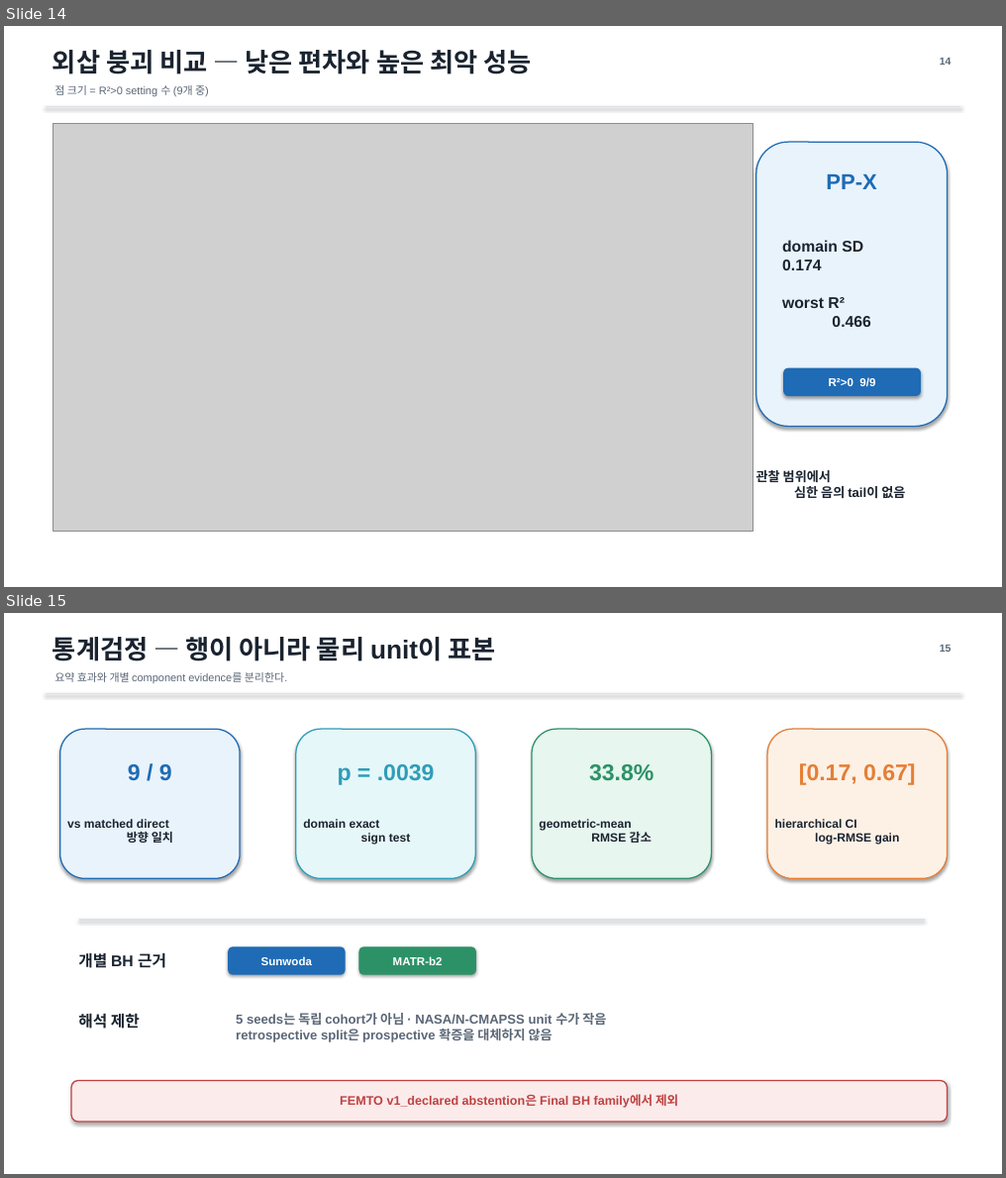
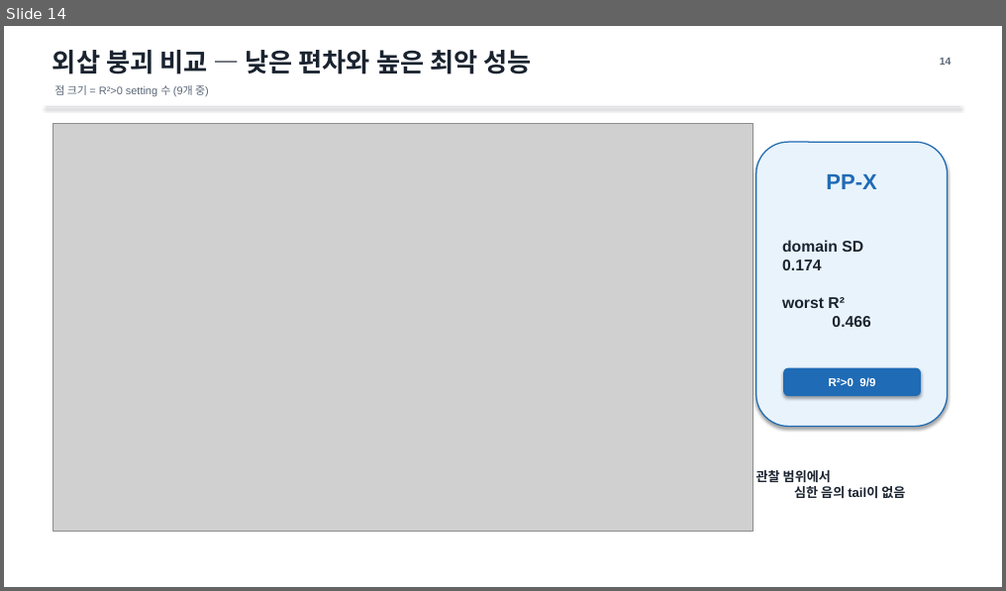
Before and after one commit to amumujs-create/pp-extrapolation, a slide deck: ppt/PP-X_Final_Visual_Talk_20min.pptx. Shown one above the other, each under a label of ours: slides 14 and 15 before the commit, slide 14 after it. The pictures are 1006x1178 and 1006x591 pixels, drawn with LibreOffice and Linux fonts; fonts in the diff are those of the drawing; grey boxes stand for pictures. Boxes give left, top, right and bottom in pixels: in the first picture for what was removed or moved away, otherwise in the second. Text is boxed around its words. In the diff, an @@ line names an element or a change of style, - is before the commit and + after.

```diff
--- a/ppt/PP-X_Final_Visual_Talk_20min.pptx
+++ b/ppt/PP-X_Final_Visual_Talk_20min.pptx
@@ slide 15 removed at (4,613,1002,1174), background #FFFFFF @@
@@ text removed at (53,637,495,662) @@
-통계검정 — 행이 아니라 물리 unit이 표본
@@ text removed at (940,645,951,652) @@
-15
@@ line removed from (46, 694) to (960, 694) @@
@@ text removed at (54,672,287,683) @@
-요약 효과와 개별 component evidence를 분리한다.
@@ rounded rectangle removed at (60,729,240,878) @@
@@ rounded rectangle removed at (296,729,475,878) @@
@@ rounded rectangle removed at (532,729,712,878) @@
@@ rounded rectangle removed at (767,729,947,878) @@
@@ text removed at (128,764,172,780) @@
-9 / 9
@@ text removed at (338,764,435,785) @@
-p = .0039
@@ text removed at (589,764,653,781) @@
-33.8%
@@ text removed at (799,763,916,785) @@
-[0.17, 0.67]
@@ text removed at (67,819,173,843) @@
-vs matched direct
-방향 일치
@@ text removed at (303,819,410,845) @@
-domain exact
-sign test
@@ text removed at (539,819,651,845) @@
-geometric-mean
-RMSE 감소
@@ text removed at (775,819,900,845) @@
-hierarchical CI
-log-RMSE gain
@@ line removed from (79, 920) to (925, 920) @@
@@ text removed at (78,953,166,968) @@
-개별 BH 근거
@@ rounded rectangle removed at (229,948,345,974) @@
@@ text removed at (261,957,312,965) @@
-Sunwoda
@@ rounded rectangle removed at (359,948,475,974) @@
@@ text removed at (393,957,443,965) @@
-MATR-b2
@@ text removed at (78,1013,140,1029) @@
-해석 제한
@@ text removed at (236,1013,606,1043) @@
-5 seeds는 독립 cohort가 아님 · NASA/N-CMAPSS unit 수가 작음
-retrospective split은 prospective 확증을 대체하지 않음
@@ rounded rectangle removed at (71,1081,947,1122) @@
@@ text removed at (340,1094,678,1108) @@
-FEMTO v1_declared abstention은 Final BH family에서 제외
```
Also in this commit, not shown: 3 slides changed, 2 slides added, 1 other file.
